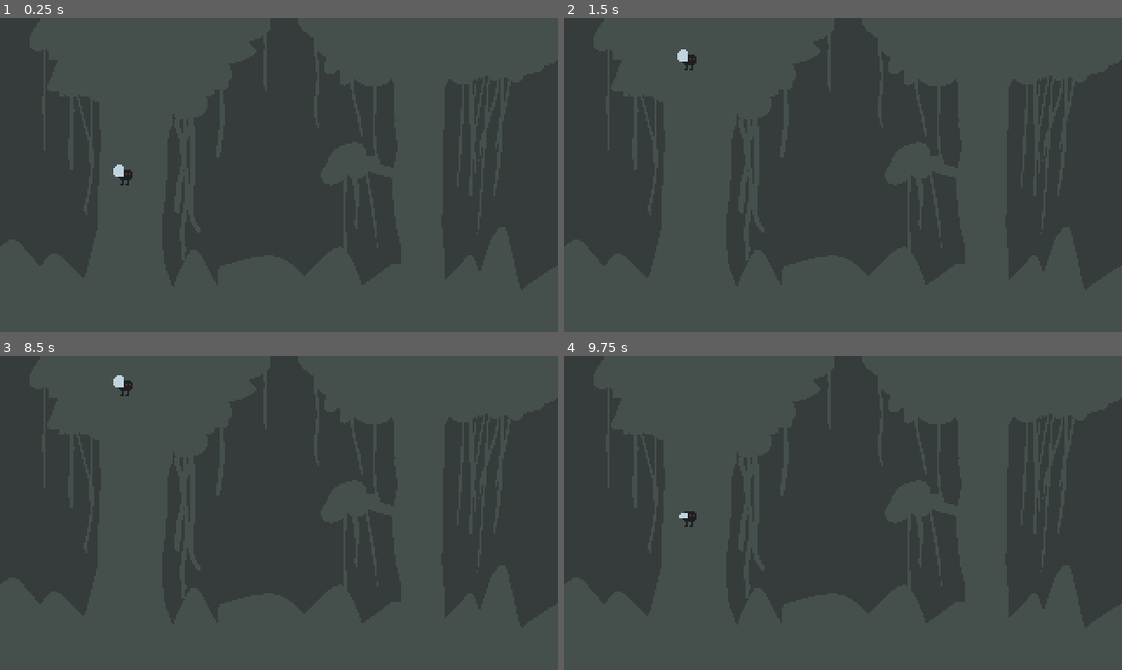
Above: before the commit, frames 1-4 (two rows, left to right).
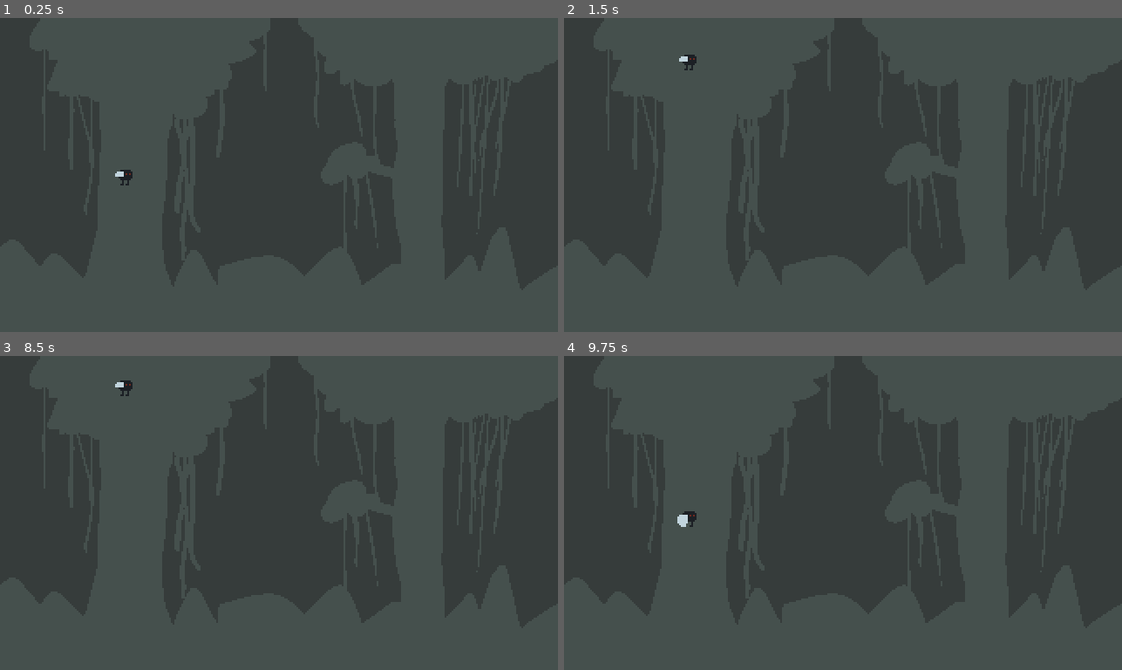
Above: after the commit, the same moments.

Repository: adrianwhatfield/flappy-fly
Game: Godot game, scene res://scenes/game.tscn
The game is run twice, just before and just after one commit, with the same random seed, the same clock (stepped at 60 frames per second) and the same inputs.
Inputs:
- Up to frame 1 (0.25 s): no input
- Up to frame 2 (1.5 s): hold Up (ui_up) 0.53-1.28 s
- Up to frame 3 (8.5 s): hold Up (ui_up) 2.03-3.53 s; tap Enter at 2.75, 4.25, 5.75 s; tap Space at 3.5, 5, 6.5 s; hold Up (ui_up) 5.78-8.03 s
- Up to frame 4 (9.75 s): hold Up (ui_up) from 9.53 s (still down)

The runs differ from the first frame. In frame 1, less than 0.1% of the frame differs, in the area x 20-23%, y 46-50%; in frame 2, less than 0.1%; in frame 3, less than 0.1%; in frame 4, less than 0.1%, in the area x 20-23%, y 50-55%.

Commit message:
Create TreeSpawner.tscn
I created the spawner but it removed collision with the player.

Diff:
--- a/flappy-fly/scenes/Player.tscn
+++ b/flappy-fly/scenes/Player.tscn
@@ -31,5 +31,6 @@
 [node name="AnimatedSprite" type="AnimatedSprite" parent="."]
 frames = SubResource( 2 )
 animation = "flap"
+frame = 1
 speed_scale = 0.5
 playing = true
--- a/flappy-fly/scenes/TreeBottom.tscn
+++ b/flappy-fly/scenes/TreeBottom.tscn
@@ -8,6 +8,7 @@
 height = 120.0
 
 [node name="TreeBottom" type="Area2D"]
+position = Vector2( 0, 100 )
 collision_layer = 2
 script = ExtResource( 1 )
 __meta__ = {
--- /dev/null
+++ b/flappy-fly/scenes/TreeSpawner.gd
@@ -0,0 +1,13 @@
+extends Node2D
+
+
+func _ready():
+	pass
+
+
+func _on_Timer_timeout():
+	var treeTop = load("res://scenes/TreeTop.tscn").instance()
+	var treeBottom = load("res://scenes/TreeBottom.tscn").instance()
+
+	add_child(treeTop)
+	add_child(treeBottom)
--- /dev/null
+++ b/flappy-fly/scenes/TreeSpawner.tscn
@@ -0,0 +1,11 @@
+[gd_scene load_steps=2 format=2]
+
+[ext_resource path="res://scenes/TreeSpawner.gd" type="Script" id=1]
+
+[node name="TreeSpawner" type="Node2D"]
+position = Vector2( 335, 91 )
+script = ExtResource( 1 )
+
+[node name="Timer" type="Timer" parent="."]
+wait_time = 1.5
+autostart = true
--- a/flappy-fly/scenes/TreeTop.tscn
+++ b/flappy-fly/scenes/TreeTop.tscn
@@ -8,6 +8,7 @@
 height = 118.0
 
 [node name="TreeTop" type="Area2D"]
+position = Vector2( 0, -100 )
 script = ExtResource( 2 )
 __meta__ = {
 "_edit_group_": true
--- a/flappy-fly/scenes/game.tscn
+++ b/flappy-fly/scenes/game.tscn
@@ -1,7 +1,8 @@
-[gd_scene load_steps=4 format=2]
+[gd_scene load_steps=5 format=2]
 
 [ext_resource path="res://assets/art/background.png" type="Texture" id=1]
 [ext_resource path="res://scenes/Player.tscn" type="PackedScene" id=2]
+[ext_resource path="res://scenes/TreeSpawner.tscn" type="PackedScene" id=3]
 
 [sub_resource type="RectangleShape2D" id=1]
 extents = Vector2( 172, 10 )
@@ -31,4 +32,6 @@
 position = Vector2( -2, 0 )
 shape = SubResource( 1 )
 
+[node name="TreeSpawner" parent="." instance=ExtResource( 3 )]
+
 [connection signal="body_shape_entered" from="FallSpace" to="Player" method="_on_FallSpace_body_shape_entered"]
